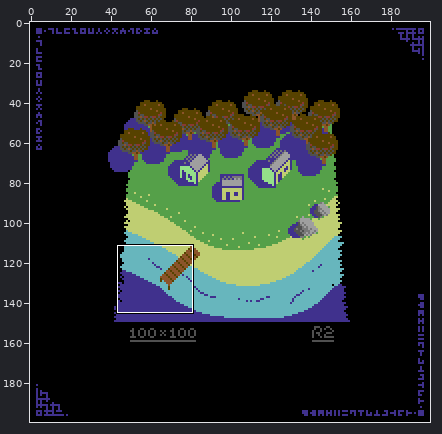
Two versions of one pixel-art file, works/pixel_dailies/pixel_dailies_20210807_landscape.aseprite. The first picture is a wide view before the edit; the outline marks the close-up.
Close-up. The starting point:
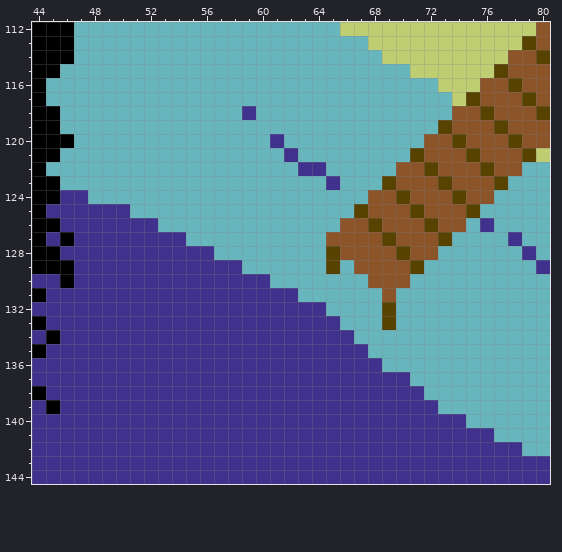
200x200 pixels, 1 frame. Shown: x 44..80, y 112..144.
After:
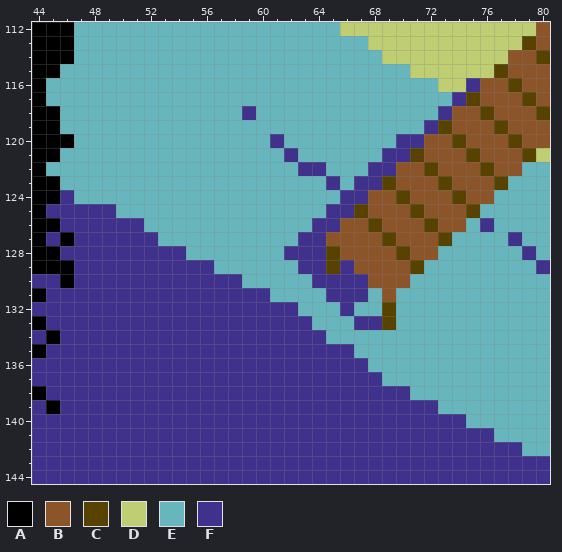
Palette (. is transparent): A #000000  B #8b5429  C #574200  D #bfce72  E #67b6bd  F #40318d
Changes in this commit:
Layer "shadow":
y 116: x 75 D -> F
y 117: x 74 D -> F
y 118: x 73 E -> F
y 119: x 72 E -> F
y 120: x 70..71 EE -> FF
y 121: x 69..70 EE -> FF
y 122: x 68..69 EE -> FF
y 123: x 67..68 EE -> FF
y 124: x 47 F -> E; x 66..67 EE -> FF
y 125: x 50 F -> E; x 65..66 EE -> FF
y 126: x 52 F -> E; x 64..65 EE -> FF
y 127: x 53..54 FF -> EE; x 63..64 EE -> FF
y 128: x 55..56 FF -> EE; x 62..64 EEE -> FFF
y 129: x 57..58 FF -> EE; x 63..64 EE -> FF; x 66 E -> F
y 130: x 59..60 FF -> EE; x 64..67 EEEE -> FFFF
y 131: x 61..62 FF -> EE; x 65..67 EEE -> FFF
y 132: x 63..64 FF -> EE; x 66 E -> F
y 133: x 64..65 FF -> EE; x 67..68 EE -> FF
y 134: x 65..66 FF -> EE
y 135: x 67 F -> E
y 136: x 68 F -> E
y 137: x 69..70 FF -> EE
y 138: x 71 F -> E
Boxes around the changes in both close-ups, in picture pixels (x1, y1, x2, y2):
changed: (74, 78, 480, 400)
